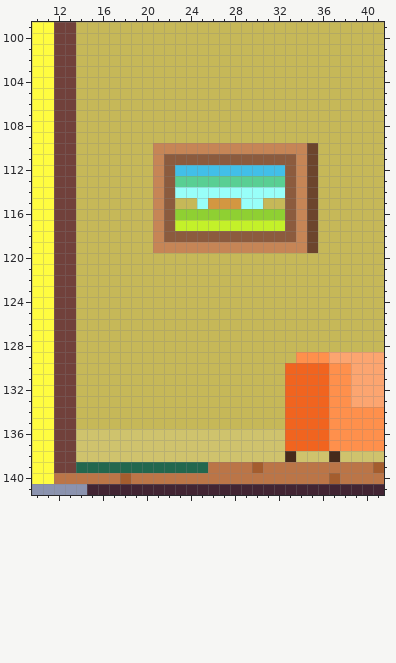
Edited in one commit: pixel-art file (Assets/Aseprites/House_Adult.aseprite). Above is the file before it was changed.
320x176 pixels, 1 frame. Colours within 5 levels of each other are drawn and written as one. Shown: x 10..41, y 99..141. The commit also changed other parts of the picture, which this record leaves out.
New version:
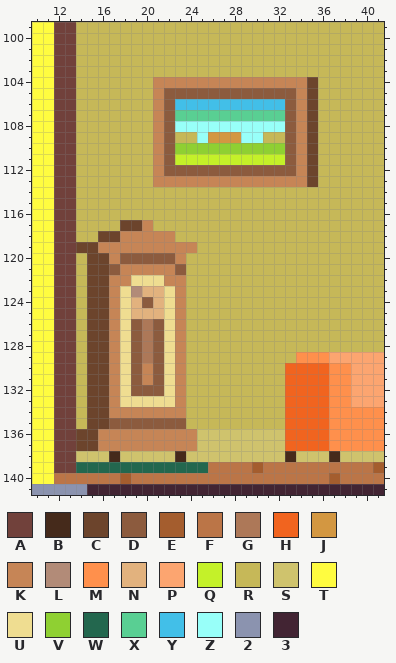
Palette (. is transparent): A #71413b  B #452a1b  C #6c442c  D #8c5b3e  E #a45d2e  F #bb7547  G #ad7858  H #f1641f  J #d39741  K #c68556  L #b28b78  M #ff904c  N #e2b27e  P #fca570  Q #c4f129  R #c6b858  S #cfc36d  T #fffc40  U #efdd91  V #8fd032  W #23674e  X #59cf93  Y #42bfe8  Z #98fff9  2 #8b93af  3 #422433
The exact change:
Changed rows in their new state; - is an unchanged pixel.
Layer "Layer":
first column x 14:
104 -------KKKKKKKKKKKKKKC
105 -------KDDDDDDDDDDDDKC
106 -------KDYYYYYYYYYYDKC
107 -------KDXXXXXXXXXXDKC
108 -------KDZZZZZZZZZZDKC
109 -------KD--ZJJJZZ--DKC
110 --------DVVVVVVVVVVD--
111 ---------QQQQQQQQQQ---
112 ---------DDDDDDDDDD---
113 --------KKKKKKKKKKKK--
114 -------RRRRRRRRRRRRRRR
115 -------RR--RRRRRR--RRR
116 -------RRRRRRRRRRRRRRR
117 ----CCKRRRRRRRRRRRRRRR
118 --CCKKK-KRRRRRRRRRRRRR
119 CCKKKKK----RRRRRRRRRRR
120 -CCKDDDDDK------------
121 -CCDKKKKKD------------
122 -CCKKUUUKK------------
123 -CCKULNNUK------------
124 -CCKUNDNUK------------
125 -CCKUNNNUK------------
126 -CCKUDGDUK------------
127 -CCKUDGDUK------------
128 -CCKUDGDUK------------
129 -CCKUDGDUK------------
130 -CCKUDKDUK------------
131 -CCKUDKDUK------------
132 -CCKUDDDUK------------
133 -CCKUUUUUK------------
134 -CCKKKKKKK------------
135 -CCDDDDDDD------------
136 CCKKKKKKKKK-----------
137 CCKKKKKKKKK-----------
138 ---B-----B------------
Where, in picture pixels (left, top, right, bottom), the same in both pictures:
changed: (76, 77, 318, 462)
